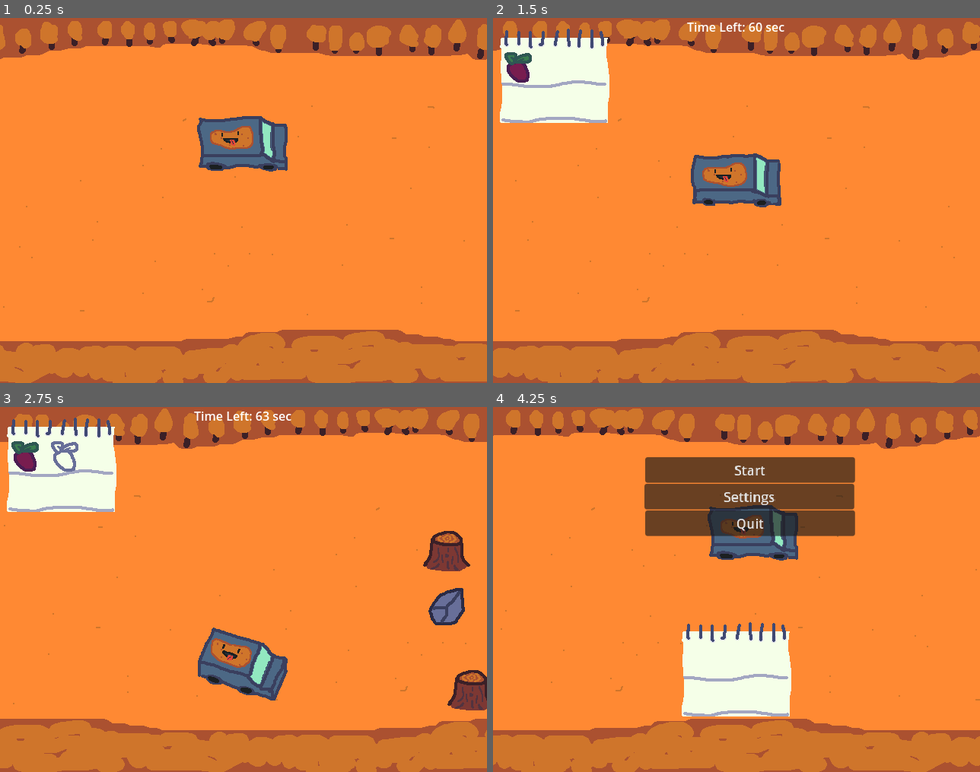
Above: before the commit, frames 1-4 (two rows, left to right).
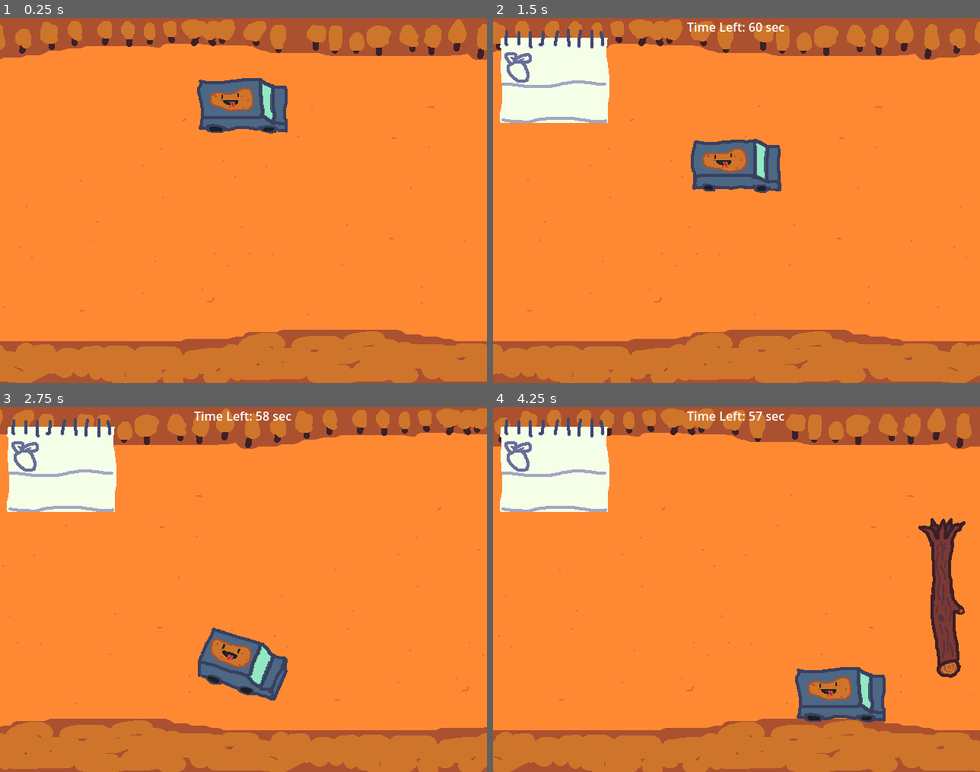
Above: after the commit, the same moments.

Repository: MatricsCode/Cozy-Fall-Jam
Game: Godot game, scene res://Scenes/Main/Main.tscn
Two runs of this game, one before a commit and one after it. Both use one fixed random seed, a clock stepped at 60 frames per second and the inputs below.
Inputs (mouse positions are in pixels of both pictures, inside the frame that each line leads up to):
- Up to frame 1 (0.25 s): no input
- Up to frame 2 (1.5 s): click "Start" at 0.5 s; move the mouse to (843, 182) at 1.27 s; hold Right (Right) from 1.28 s (still down); tap 2 (Dev2) at 1.35 s
- Up to frame 3 (2.75 s): move the mouse to (146, 607) at 2.02 s; release Right (Right) at 2.03 s; hold Down (Down) from 2.03 s (still down); tap 2 (Dev2) at 2.1 s
- Up to frame 4 (4.25 s): move the mouse to (785, 509) at 2.77 s; release Down (Down) at 2.78 s; hold Right (Right) 2.78-3.5 s; tap 2 (Dev2) at 2.85 s; click (580, 428) at 3.5 s, where only the run before the commit has a clickable "Start"

The runs differ from the first frame. In frame 1, 4.1% of the frame differs, in the area x 40-60%, y 16-43%; in frame 2, 8.9%; in frame 3, 9.6%; in frame 4, 33%, in the area x 0-100%, y 0-100%.
Error before the commit: Invalid access of index '0' on a base object of type: 'Array'. (res://Code/GlobalScript/global_script.gd:65)

Commit message:
Fixed recipes

Diff:
--- a/Code/Car/car.gd
+++ b/Code/Car/car.gd
@@ -114,7 +114,7 @@
 func _stop_driving():
 	sprite.play("forwards")
 	var mover = get_tree().create_tween()
-	mover.tween_property(self, "position", Vector2(0, -75), 0.5)
+	mover.tween_property(self, "position", Vector2(0, -125), 0.5)
 
 	await mover.finished
 
--- a/Code/GlobalScript/global_script.gd
+++ b/Code/GlobalScript/global_script.gd
@@ -38,6 +38,7 @@
 
 	veg_still_required.erase(veg_type)
 	if veg_still_required.size() <= 0:
+
 		await get_tree().create_timer(0.2).timeout
 
 		_soup_setting()
@@ -59,20 +60,14 @@
 	new_recipe.emit()
 
 func _physics_process(_delta):
-	current_multiplier += 0.0000001
-
-	if Input.is_action_just_pressed("Dev2"):
-		vegtable_collected.emit(veg_still_required[0])
-		veg_still_required.remove_at(0)
-
 	var input = Input.get_axis("Left", "Right")
 
 	if input == 0:
-		current_direction = 4
+		current_direction = 3
 	elif input == -1:
-		current_direction = 3
+		current_direction = 1
 	elif input == 1:
-		current_direction = 6
+		current_direction = 5
 
 	current_speed = current_direction * current_multiplier
 
@@ -82,6 +77,9 @@
 		await get_tree().create_timer(0.01).timeout
 		_start_driving()
 func _stop_driving():
+	recipe.clear()
+	veg_still_required.clear()
+
 	if current_multiplier > 0:
 		current_multiplier -= 0.01
 		await get_tree().create_timer(0.01).timeout
--- a/Code/Main/main.gd
+++ b/Code/Main/main.gd
@@ -3,6 +3,8 @@
 const OBSTACLE_LINE = preload("uid://cbyfk238wg2yl")
 
 @onready var spawn_timer = $SpawnTimer
+
+var counter = 0
 
 func _ready():
 	GlobalScript.start.connect(_start)
@@ -12,16 +14,20 @@
 func _stop():
 	spawn_timer.stop()
 func _start():
-	spawn_timer.wait_time = randf_range(0.5, 2)
+	spawn_timer.wait_time = randf_range(1, 2)
 	spawn_timer.start()
 
 
 func _on_timer_timeout():
-	spawn_timer.wait_time = randf_range(0.5, 2)
+	spawn_timer.wait_time = randf_range(1, 2)
 	spawn_timer.start()
 	_spawn()
 
 func _spawn():
+	counter += 1
+
 	var obstacles = OBSTACLE_LINE.instantiate()
 	obstacles.position = Vector2(340.0, 0)
+	if counter == 3:
+		obstacles.vegtable = true
 	add_child(obstacles)
--- a/Code/Obstacles/obstacle line/obstacle_line.gd
+++ b/Code/Obstacles/obstacle line/obstacle_line.gd
@@ -1,11 +1,16 @@
 extends Node2D
+
+var vegtable = false
 
 func _ready():
 	position.y += randf_range(-50, 50)
 
-	var vegtable = randi_range(0, 2)
+	if vegtable == false:
+		var veg_chance = randi_range(0,2)
+		if veg_chance == 0:
+			vegtable = true
 
-	if vegtable == 0:
+	if vegtable:
 		get_child(randi_range(0,get_child_count() -1)).vegtable = true
 
 	for i in get_children():
--- a/Code/Obstacles/obstacle_main.gd
+++ b/Code/Obstacles/obstacle_main.gd
@@ -29,24 +29,29 @@
 	var veg = VEGTABLES.instantiate()
 	add_child(veg)
 func _obstacle():
-	var obstacle = randi_range(0, 17)
+	var obstacle = randi_range(0, 25)
+	print(obstacle)
+
 	if obstacle <= 5:
 		_remove_obstacles(0)
 	elif obstacle <= 10:
 		_remove_obstacles(1)
-	elif obstacle <= 11:
+	elif obstacle <= 13:
 		_remove_obstacles(2)
-		_remove_siblings()
-	elif obstacle <= 13:
+	elif obstacle <= 16:
 		_remove_obstacles(3)
-		_remove_siblings()
-	elif obstacle <= 15:
+
+	if obstacle <= 18 and obstacle > 16:
 		_remove_obstacles(4)
 		_remove_siblings()
+	elif obstacle <= 20 and obstacle > 16:
+		_remove_obstacles(5)
+		_remove_siblings()
+	elif obstacle <= 22 and obstacle > 16:
+		_remove_obstacles(6)
+		_remove_siblings()
 
-
-
-	else:
+	if obstacle > 22:
 		queue_free()
 
 func _remove_obstacles(keep : int):
--- a/Scenes/Car/Car.tscn
+++ b/Scenes/Car/Car.tscn
@@ -82,7 +82,7 @@
 frame_progress = 0.61137474
 
 [node name="ForwardCollision" type="CollisionShape2D" parent="."]
-position = Vector2(-4, 8)
+position = Vector2(-4, 0)
 scale = Vector2(0.8, 0.8)
 shape = SubResource("RectangleShape2D_6tdsx")
 
@@ -95,7 +95,7 @@
 shape = SubResource("RectangleShape2D_fnsqd")
 
 [node name="UpwardCollision" type="CollisionShape2D" parent="."]
-position = Vector2(-4, 8)
+position = Vector2(-4, 0)
 rotation = -0.34906584
 scale = Vector2(0.8, 0.8)
 shape = SubResource("RectangleShape2D_6tdsx")
@@ -111,7 +111,7 @@
 shape = SubResource("RectangleShape2D_fnsqd")
 
 [node name="DownwardCollision" type="CollisionShape2D" parent="."]
-position = Vector2(-4, 8)
+position = Vector2(-4, 0)
 rotation = 0.34906584
 scale = Vector2(0.8, 0.8)
 shape = SubResource("RectangleShape2D_6tdsx")
--- a/Scenes/Main/Main.tscn
+++ b/Scenes/Main/Main.tscn
@@ -22,7 +22,7 @@
 [node name="Camera2D" type="Camera2D" parent="."]
 
 [node name="Car" parent="." instance=ExtResource("1_p8rbg")]
-position = Vector2(0, -75)
+position = Vector2(0, -125)
 
 [node name="Walls" type="StaticBody2D" parent="."]
 
--- a/Scenes/Obstacle/obstacle_main.tscn
+++ b/Scenes/Obstacle/obstacle_main.tscn
@@ -1,9 +1,11 @@
-[gd_scene load_steps=7 format=3 uid="uid://bly3j20mkirc"]
+[gd_scene load_steps=9 format=3 uid="uid://bly3j20mkirc"]
 
 [ext_resource type="Script" uid="uid://d052uqwvkabt8" path="res://Code/Obstacles/obstacle_main.gd" id="1_3oqjh"]
 [ext_resource type="PackedScene" uid="uid://ngs8fr7iw0h5" path="res://Scenes/Obstacle/obstacles/stump.tscn" id="2_uba3n"]
 [ext_resource type="PackedScene" uid="uid://d2adi7mukj3kk" path="res://Scenes/Obstacle/obstacles/stone.tscn" id="3_tpmf4"]
 [ext_resource type="PackedScene" uid="uid://dfs1eyqldgc6m" path="res://Scenes/Obstacle/obstacles/log1.tscn" id="4_g2vro"]
+[ext_resource type="PackedScene" uid="uid://dtw7lxdlrxmkm" path="res://Scenes/Obstacle/obstacles/bush.tscn" id="4_ji5u8"]
+[ext_resource type="PackedScene" uid="uid://c8ct5ysxwf60x" path="res://Scenes/Obstacle/obstacles/bush2.tscn" id="5_58gwf"]
 [ext_resource type="PackedScene" uid="uid://c37bayw1mypf8" path="res://Scenes/Obstacle/obstacles/log2.tscn" id="5_uba3n"]
 [ext_resource type="PackedScene" uid="uid://d3eph0ewybx1p" path="res://Scenes/Obstacle/obstacles/log3.tscn" id="6_tpmf4"]
 
@@ -14,6 +16,10 @@
 
 [node name="Stone" parent="." instance=ExtResource("3_tpmf4")]
 
+[node name="Bush1" parent="." instance=ExtResource("4_ji5u8")]
+
+[node name="Bush2" parent="." instance=ExtResource("5_58gwf")]
+
 [node name="Log" parent="." instance=ExtResource("4_g2vro")]
 
 [node name="Log2" parent="." instance=ExtResource("5_uba3n")]
--- /dev/null
+++ b/Scenes/Obstacle/obstacles/bush.tscn
@@ -0,0 +1,18 @@
+[gd_scene load_steps=4 format=3 uid="uid://dtw7lxdlrxmkm"]
+
+[ext_resource type="Script" uid="uid://cf71vlin1s48o" path="res://Code/Obstacles/obstacles/base_obstacle.gd" id="1_nnkq5"]
+[ext_resource type="Texture2D" uid="uid://dicmo3awoodji" path="res://Art/Obstacles/Bush1.png" id="2_rbmfm"]
+
+[sub_resource type="CircleShape2D" id="CircleShape2D_w0jbq"]
+radius = 13.038404
+
+[node name="Bush1" type="StaticBody2D"]
+script = ExtResource("1_nnkq5")
+metadata/_custom_type_script = "uid://cf71vlin1s48o"
+
+[node name="Sprite2D" type="Sprite2D" parent="."]
+texture = ExtResource("2_rbmfm")
+
+[node name="CollisionShape2D" type="CollisionShape2D" parent="."]
+position = Vector2(0, 19)
+shape = SubResource("CircleShape2D_w0jbq")
--- /dev/null
+++ b/Scenes/Obstacle/obstacles/bush2.tscn
@@ -0,0 +1,18 @@
+[gd_scene load_steps=4 format=3 uid="uid://c8ct5ysxwf60x"]
+
+[ext_resource type="Script" uid="uid://cf71vlin1s48o" path="res://Code/Obstacles/obstacles/base_obstacle.gd" id="1_nf4wm"]
+[ext_resource type="Texture2D" uid="uid://cfqgel6jwcawg" path="res://Art/Obstacles/Bush2.png" id="2_nf4wm"]
+
+[sub_resource type="RectangleShape2D" id="RectangleShape2D_o5gyq"]
+size = Vector2(16, 18)
+
+[node name="Bush2" type="StaticBody2D"]
+script = ExtResource("1_nf4wm")
+metadata/_custom_type_script = "uid://cf71vlin1s48o"
+
+[node name="Sprite2D" type="Sprite2D" parent="."]
+texture = ExtResource("2_nf4wm")
+
+[node name="CollisionShape2D" type="CollisionShape2D" parent="."]
+position = Vector2(-2, 20)
+shape = SubResource("RectangleShape2D_o5gyq")
--- a/Scenes/Obstacle/obstacles/log1.tscn
+++ b/Scenes/Obstacle/obstacles/log1.tscn
@@ -7,6 +7,7 @@
 size = Vector2(44, 155)
 
 [node name="Log3" type="StaticBody2D"]
+y_sort_enabled = true
 collision_layer = 2
 collision_mask = 0
 script = ExtResource("1_57aj8")
--- a/Scenes/Obstacle/obstacles/log2.tscn
+++ b/Scenes/Obstacle/obstacles/log2.tscn
@@ -7,6 +7,7 @@
 size = Vector2(45, 64)
 
 [node name="Log2" type="StaticBody2D"]
+y_sort_enabled = true
 collision_layer = 2
 collision_mask = 0
 script = ExtResource("1_rvw0e")
--- a/Scenes/Obstacle/obstacles/log3.tscn
+++ b/Scenes/Obstacle/obstacles/log3.tscn
@@ -7,6 +7,7 @@
 size = Vector2(32, 88.708984)
 
 [node name="Log3" type="StaticBody2D"]
+y_sort_enabled = true
 collision_layer = 2
 collision_mask = 0
 script = ExtResource("1_fnrtf")
--- a/Scenes/Obstacle/obstacles/stone.tscn
+++ b/Scenes/Obstacle/obstacles/stone.tscn
@@ -7,7 +7,8 @@
 size = Vector2(32, 22)
 
 [node name="BaseObstacle" type="StaticBody2D"]
-collision_layer = 2
+y_sort_enabled = true
+collision_layer = 0
 collision_mask = 0
 script = ExtResource("1_vhveh")
 metadata/_custom_type_script = "uid://cf71vlin1s48o"
--- a/Scenes/Obstacle/obstacles/stump.tscn
+++ b/Scenes/Obstacle/obstacles/stump.tscn
@@ -7,6 +7,7 @@
 size = Vector2(58, 16.5)
 
 [node name="BaseObstacle" type="StaticBody2D"]
+y_sort_enabled = true
 collision_layer = 2
 collision_mask = 0
 script = ExtResource("1_oetnl")
--- a/Scenes/Obstacle/vegtables.tscn
+++ b/Scenes/Obstacle/vegtables.tscn
@@ -144,6 +144,7 @@
 size = Vector2(48, 54)
 
 [node name="Node2D" type="StaticBody2D"]
+y_sort_enabled = true
 script = ExtResource("1_1knkv")
 metadata/_custom_type_script = "uid://cf71vlin1s48o"
 
